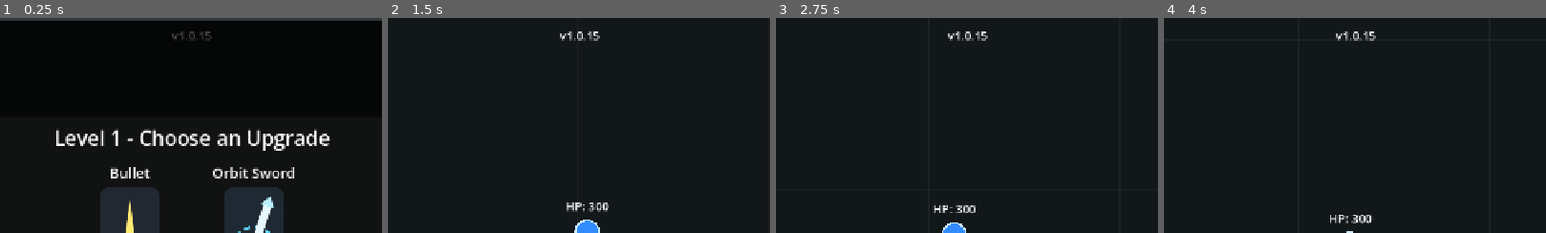
Above: before the commit, frames 1-4 (left to right).
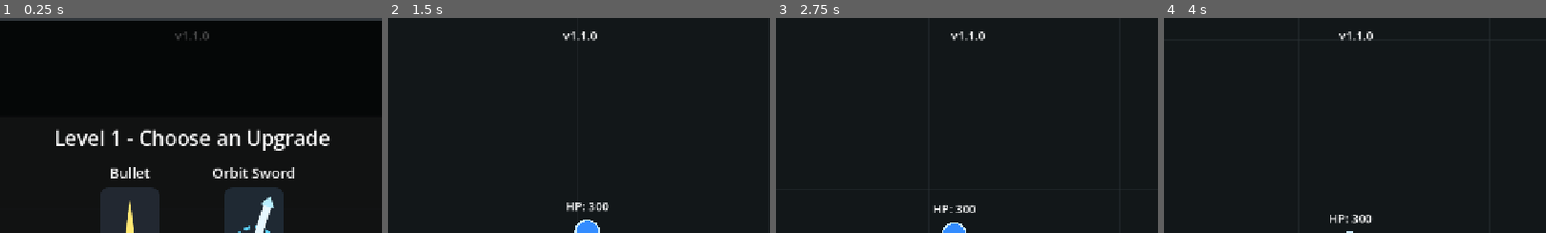
Above: after the commit, the same moments.

Repository: Tangoyzx/TraeRemoteGame
Game: Godot game, scene res://scenes/main.tscn
The game is run twice, just before and just after one commit, with the same random seed, the same clock (stepped at 60 frames per second) and the same inputs.
Inputs (mouse positions are % of the whole screen's width and height, from its top left):
- Up to frame 1 (0.25 s): no input
- Up to frame 2 (1.5 s): click (42, 53) at 0.52 s; move the mouse to (72, 45) at 1.27 s; click (72, 45) at 1.42 s
- Up to frame 3 (2.75 s): move the mouse to (30, 55) at 2.02 s; click (30, 55) at 2.17 s
- Up to frame 4 (4 s): tap Enter at 2.75 s; move the mouse to (60, 28) at 2.77 s; click (60, 28) at 2.92 s; tap Space at 3.5 s; move the mouse to (45, 70) at 3.52 s; click (45, 70) at 3.67 s
The pictures show only the part of the screen within x 25-75%, y 0-50%; the shares and areas given below are measured in that part.

The runs differ from the first frame. In frame 1, 0.2% of the frame differs, in the area x 45-56%, y 6-11%; in frame 2, 0.3%; in frame 3, 0.3%; in frame 4, 0.3%.

Commit message:
feat: 新增 Boss 怪物 Big Brother 及出场过场
- Boss 类(boss.gd)继承 Enemy,加入 "boss" group
- 过场控制器(boss_intro.gd):暂停全树 → 0.5s 镜头缓动到 boss
  → 2s 显示名字+震动 → 0.5s 镜头回玩家 → 解暂停
- main.gd:
  * BOSS_CONFIGS / BOSS_SPAWN_SCHEDULE 配置驱动,固定时间点生成
  * 60 秒生成 Big Brother(hp 2000 / dmg 300 / speed 57.5 / radius 60)
  * 屏幕中央 boss 名字 label(ALWAYS)
  * 过场期间禁止触发升级面板
- 版本号 v1.0.15 → v1.1.0

Diff:
--- /dev/null
+++ b/scripts/boss.gd
@@ -0,0 +1,16 @@
+class_name Boss
+extends Enemy
+
+# Boss 基类:复用 Enemy 的 hp/damage/speed/radius/take_damage/apply_debuff 全套机制,
+# 额外携带 boss_name 用于过场显示。加入 "boss" group 便于后续 boss 专属逻辑扩展。
+var boss_name := "Boss"
+
+
+func _ready() -> void:
+	super()
+	add_to_group("boss")
+
+
+func apply_config(config: Dictionary) -> void:
+	super(config)
+	boss_name = str(config.get("boss_name", boss_name))
--- /dev/null
+++ b/scripts/boss_intro.gd
@@ -0,0 +1,111 @@
+class_name BossIntro
+extends Node
+
+# Boss 出场过场控制器。
+# process_mode = ALWAYS,确保在 get_tree().paused = true 期间仍能驱动镜头。
+#
+# 时序:
+#   FOCUS_IN  0.5s  关闭镜头平滑,tween 镜头到 boss 位置
+#   STAY      2.0s  显示 boss 名字 + 镜头震动
+#   FOCUS_OUT 0.5s  tween 镜头回到玩家位置
+#   DONE      -     隐藏名字,恢复镜头平滑,解暂停
+#
+# 注意:暂停期间 main._process 不会跑,所以镜头跟随逻辑天然不冲突,
+# 这里直接读写 camera.global_position / position_smoothing_enabled。
+
+signal finished
+
+const FOCUS_IN_DURATION := 0.5
+const STAY_DURATION := 2.0
+const FOCUS_OUT_DURATION := 0.5
+const SHAKE_AMPLITUDE := 8.0
+
+var _camera: Camera2D
+var _name_label: Label
+var _boss
+var _player
+var _map_rect: Rect2
+
+var _state: int = State.IDLE
+var _timer: float = 0.0
+var _tween: Tween
+var _focus_origin: Vector2  # 玩家位置(用于 FOCUS_OUT 回归)
+
+
+enum State { IDLE, FOCUS_IN, STAY, FOCUS_OUT, DONE }
+
+
+func _ready() -> void:
+	process_mode = Node.PROCESS_MODE_ALWAYS
+
+
+func play(boss, camera: Camera2D, name_label: Label, player, map_rect: Rect2) -> void:
+	_boss = boss
+	_camera = camera
+	_name_label = name_label
+	_player = player
+	_map_rect = map_rect
+	_state = State.FOCUS_IN
+	_timer = 0.0
+	# 关闭引擎内置平滑,改由 tween 精确控制镜头位置
+	_camera.position_smoothing_enabled = false
+	_focus_origin = _camera.global_position
+	# 显示 boss 名字
+	if _name_label != null:
+		_name_label.text = str(boss.boss_name)
+		_name_label.visible = true
+	# tween 镜头到 boss(经过 map 边界 clamp)
+	# set_pause_mode(APAUSE_PROCESS) 确保暂停期间 tween 仍运行
+	var target := _clamp(boss.global_position)
+	_tween = create_tween()
+	_tween.set_pause_mode(Tween.TWEEN_PAUSE_PROCESS)
+	_tween.tween_property(_camera, "global_position", target, FOCUS_IN_DURATION)\
+		.set_trans(Tween.TRANS_SINE).set_ease(Tween.EASE_IN_OUT)
+
+
+func _process(delta: float) -> void:
+	if _state == State.IDLE or _state == State.DONE:
+		return
+	_timer += delta
+	match _state:
+		State.FOCUS_IN:
+			if _timer >= FOCUS_IN_DURATION:
+				_state = State.STAY
+				_timer = 0.0
+		State.STAY:
+			# 震动:在 boss 位置附近随机偏移
+			if is_instance_valid(_boss):
+				var base := _clamp(_boss.global_position)
+				_camera.global_position = base + Vector2(
+					randf_range(-SHAKE_AMPLITUDE, SHAKE_AMPLITUDE),
+					randf_range(-SHAKE_AMPLITUDE, SHAKE_AMPLITUDE)
+				)
+			if _timer >= STAY_DURATION:
+				_state = State.FOCUS_OUT
+				_timer = 0.0
+				# 隐藏名字
+				if _name_label != null:
+					_name_label.visible = false
+				# tween 回到玩家位置
+				var back := _clamp(_player.global_position) if is_instance_valid(_player) else _focus_origin
+				_tween = create_tween()
+				_tween.set_pause_mode(Tween.TWEEN_PAUSE_PROCESS)
+				_tween.tween_property(_camera, "global_position", back, FOCUS_OUT_DURATION)\
+					.set_trans(Tween.TRANS_SINE).set_ease(Tween.EASE_IN_OUT)
+		State.FOCUS_OUT:
+			if _timer >= FOCUS_OUT_DURATION:
+				_state = State.DONE
+				# 恢复镜头平滑
+				if _camera != null:
+					_camera.position_smoothing_enabled = true
+				if _name_label != null:
+					_name_label.visible = false
+				finished.emit()
+				_state = State.IDLE
+
+
+func _clamp(pos: Vector2) -> Vector2:
+	return Vector2(
+		clampf(pos.x, _map_rect.position.x, _map_rect.end.x),
+		clampf(pos.y, _map_rect.position.y, _map_rect.end.y)
+	)
--- a/scripts/main.gd
+++ b/scripts/main.gd
@@ -7,6 +7,8 @@
 const StatMath := preload("res://scripts/stat_math.gd")
 const AutoShooterScene := preload("res://scripts/weapons/auto_shooter.gd")
 const OrbitSwordScene := preload("res://scripts/weapons/orbit_sword.gd")
+const BossScene := preload("res://scripts/boss.gd")
+const BossIntroScene := preload("res://scripts/boss_intro.gd")
 
 const VIEWPORT_SIZE := Vector2(1280.0, 720.0)
 const MAP_SIZE := Vector2(12800.0, 7200.0)
@@ -15,7 +17,7 @@
 const LEVEL_REQUIRED_SCORES := [0, 20, 200, 99999]
 # 游戏版本号,显示在屏幕顶部居中。
 # 规则:合并到远端 main 前,若无特殊说明则末位自动 +1(如 1.0.0 → 1.0.1)。
-const GAME_VERSION := "v1.0.15"
+const GAME_VERSION := "v1.1.0"
 const UPGRADE_IMAGE_SIZE := Vector2(100.0, 200.0)
 const BASIC_ENEMY_RADIUS := 18.0
 const BASIC_ENEMY_SPEED := 115.0
@@ -69,6 +71,25 @@
 		},
 	},
 ]
+# Boss 配置表:每个 boss 类型携带独立数值。
+# 玩家:RADIUS=20, SPEED=230, MAX_HP=300。Big Brother 按 3x 体型 / 25% 速度。
+const BOSS_CONFIGS := {
+	"big_brother": {
+		"boss_name": "Big Brother",
+		"radius": 60.0,        # 玩家 20 * 3
+		"max_hp": 2000.0,
+		"damage": 300,
+		"speed": 57.5,         # 玩家 230 * 25%
+		"score_value": 50,
+		"body_color": Color(0.75, 0.18, 0.22, 1.0),
+		"outline_color": Color(1.0, 0.55, 0.55, 1.0),
+	},
+}
+# Boss 生成排程:固定时间点从 pool 随机选一个生成。
+const BOSS_SPAWN_SCHEDULE := [
+	{"time": 60.0, "pool": ["big_brother"]},
+]
+const BOSS_SPAWN_DISTANCE := 360.0  # 生成在玩家可见区外此距离处
 const UPGRADE_OPTIONS := {
 	"auto_shooter": {
 		"id": "auto_shooter",
@@ -127,6 +148,9 @@
 var _acquired_upgrades := {}
 var _stat_stacks := {}
 var _unlocked_weapons := []
+var _boss_spawn_index := 0
+var _boss_intro
+var _boss_name_label: Label
 
 
 func _ready() -> void:
@@ -158,6 +182,7 @@
 	if camera != null and player != null:
 		camera.global_position = _clamp_to_map(player.global_position)
 	_update_enemy_spawns(delta)
+	_update_boss_spawns()
 
 
 func _build_world() -> void:
@@ -270,6 +295,17 @@
 	game_over_label.add_theme_font_size_override("font_size", 72)
 	game_over_label.set_anchors_preset(Control.PRESET_FULL_RECT)
 	ui_layer.add_child(game_over_label)
+
+	# Boss 出场名字:屏幕正中央,过场期间显示,需 ALWAYS 才能在暂停时显示
+	_boss_name_label = Label.new()
+	_boss_name_label.name = "BossNameLabel"
+	_boss_name_label.visible = false
+	_boss_name_label.horizontal_alignment = HORIZONTAL_ALIGNMENT_CENTER
+	_boss_name_label.vertical_alignment = VERTICAL_ALIGNMENT_CENTER
+	_boss_name_label.add_theme_font_size_override("font_size", 64)
+	_boss_name_label.set_anchors_preset(Control.PRESET_FULL_RECT)
+	_boss_name_label.process_mode = Node.PROCESS_MODE_ALWAYS
+	ui_layer.add_child(_boss_name_label)
 
 	_build_level_up_ui()
 
@@ -398,6 +434,64 @@
 	_check_level_up()
 
 
+# === Boss 生成与出场过场 ===
+# 每帧检查是否到下一个排程时间点。过场进行中不再触发新 boss。
+func _update_boss_spawns() -> void:
+	if _boss_intro != null:
+		return
+	if _boss_spawn_index >= BOSS_SPAWN_SCHEDULE.size():
+		return
+	var entry: Dictionary = BOSS_SPAWN_SCHEDULE[_boss_spawn_index]
+	if elapsed_seconds < float(entry["time"]):
+		return
+	var pool: Array = entry["pool"]
+	if pool.is_empty():
+		_boss_spawn_index += 1
+		return
+	var boss_type: String = str(pool[randi() % pool.size()])
+	_spawn_boss(boss_type)
+	_boss_spawn_index += 1
+
+
+func _spawn_boss(boss_type: String) -> void:
+	if not BOSS_CONFIGS.has(boss_type):
+		return
+	var boss = BossScene.new()
+	boss.apply_config(BOSS_CONFIGS[boss_type])
+	boss.global_position = _get_boss_spawn_position()
+	boss.target = player
+	boss.died.connect(_on_enemy_died)
+	enemies_layer.add_child(boss)
+	# 启动过场:暂停全树 → 镜头缓动到 boss → 显示名字+震动 → 回到玩家 → 解暂停
+	_start_boss_intro(boss)
+
+
+# Boss 生成在玩家可见区外 BOSS_SPAWN_DISTANCE 处,在地图范围内 clamp。
+func _get_boss_spawn_position() -> Vector2:
+	var center: Vector2 = player.global_position
+	var angle := randf() * TAU
+	var pos := center + Vector2(cos(angle), sin(angle)) * BOSS_SPAWN_DISTANCE
+	return _clamp_to_map(pos)
+
+
+func _start_boss_intro(boss) -> void:
+	if _boss_intro != null:
+		return
+	_boss_intro = BossIntroScene.new()
+	_boss_intro.name = "BossIntro"
+	_boss_intro.finished.connect(_on_boss_intro_finished)
+	add_child(_boss_intro)
+	get_tree().paused = true
+	_boss_intro.play(boss, camera, _boss_name_label, player, MAP_RECT)
+
+
+func _on_boss_intro_finished() -> void:
+	if _boss_intro != null:
+		_boss_intro.queue_free()
+		_boss_intro = null
+	get_tree().paused = false
+
+
 func _update_score_label() -> void:
 	score_label.text = "Score: %d" % score
 
@@ -407,7 +501,7 @@
 
 
 func _check_level_up() -> void:
-	if is_game_over or is_level_up_open:
+	if is_game_over or is_level_up_open or _boss_intro != null:
 		return
 	var next_level := current_level + 1
 	if next_level > LEVEL_REQUIRED_SCORES.size():
@@ -630,6 +724,12 @@
 func _on_player_died() -> void:
 	is_game_over = true
 	is_level_up_open = false
+	# 清理进行中的 boss 过场
+	if _boss_intro != null:
+		_boss_intro.queue_free()
+		_boss_intro = null
+	if _boss_name_label != null:
+		_boss_name_label.visible = false
 	get_tree().paused = false
 	if level_up_overlay != null:
 		level_up_overlay.visible = false
